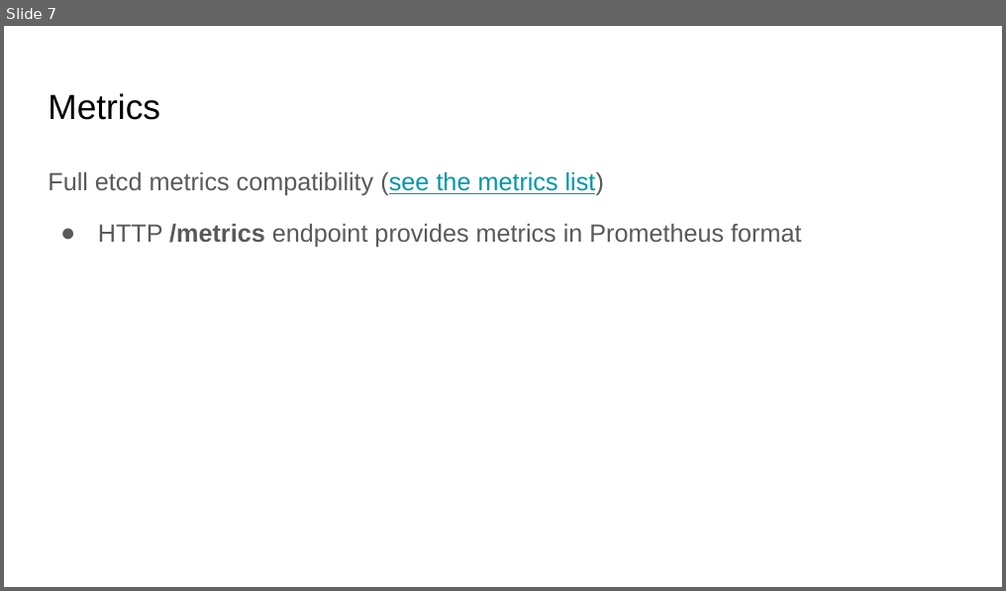
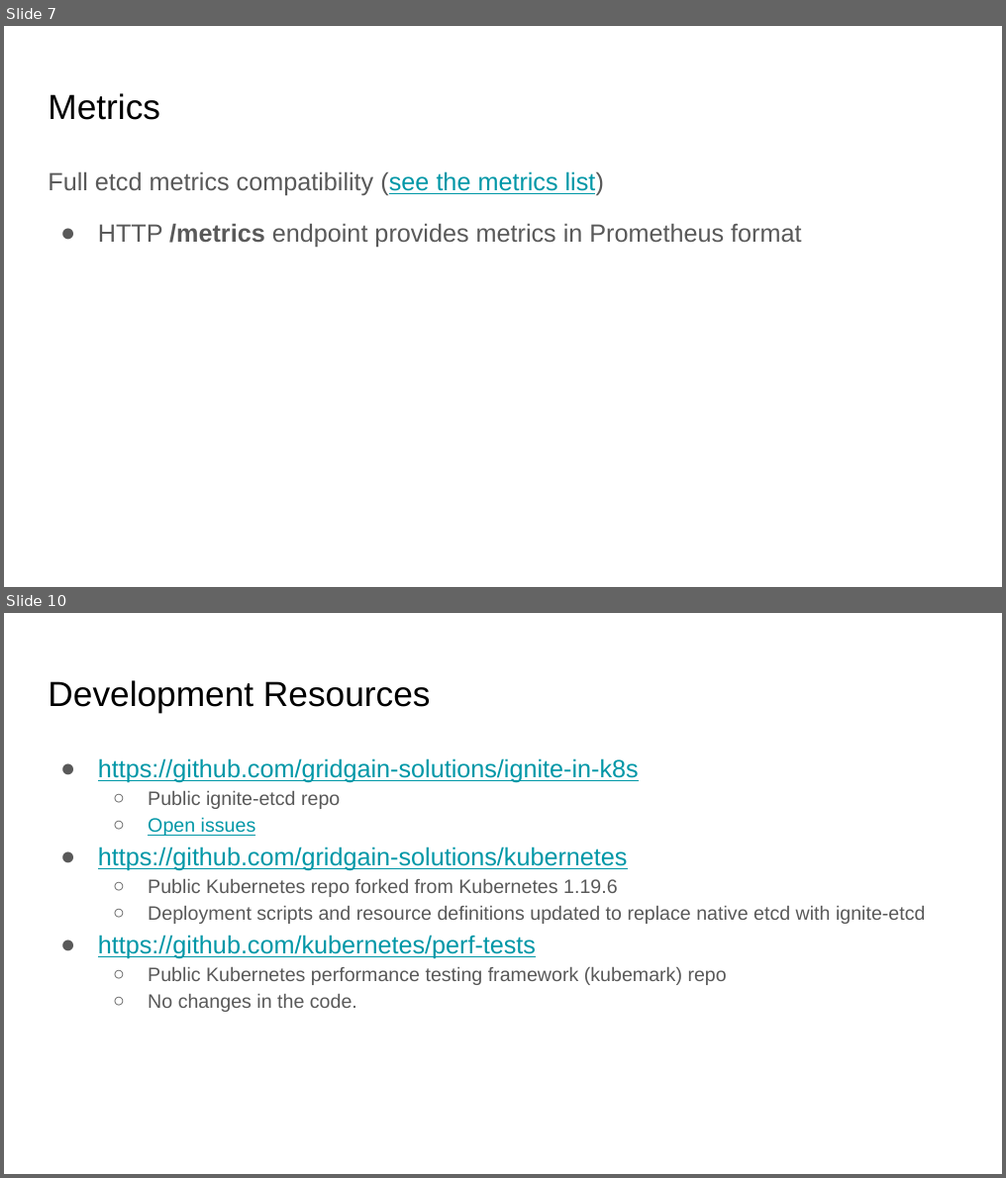
Before and after one commit to gridgain-solutions/ignite-in-k8s, a slide deck: docs/Apache Ignite as Kubernetes Store.pptx. Shown one above the other, each under a label of ours: slide 7 before the commit, slides 7 and 10 after it; the slides between them are not shown. The pictures are 1006x591 and 1006x1178 pixels, drawn with LibreOffice and Linux fonts; fonts in the diff are those of the drawing. Boxes give left, top, right and bottom in pixels: in the first picture for what was removed or moved away, otherwise in the second. Text is boxed around its words. In the diff, an @@ line names an element or a change of style, - is before the commit and + after.

```diff
--- a/docs/Apache Ignite as Kubernetes Store.pptx
+++ b/docs/Apache Ignite as Kubernetes Store.pptx
@@ slide 10 added at box(4, 613, 1002, 1174), background #FFFFFF @@
@@ title added at box(48, 680, 431, 712), 25.2 pt, text #000000 @@
+Development Resources
@@ text added at box(98, 759, 926, 1012), 14 pt, text #595959 @@
+● https://github.com/gridgain-solutions/ignite-in-k8s
+  ○ Public ignite-etcd repo
+  ○ Open issues
+● https://github.com/gridgain-solutions/kubernetes
+  ○ Public Kubernetes repo forked from Kubernetes 1.19.6
+  ○ Deployment scripts and resource definitions updated to replace native etcd with ignite-etcd
+● https://github.com/kubernetes/perf-tests
+  ○ Public Kubernetes performance testing framework (kubemark) repo
+  ○ No changes in the code.
```
Also in this commit, not shown: 3 slides changed, 1 other slide added, 1 slide removed, 1 other file.
